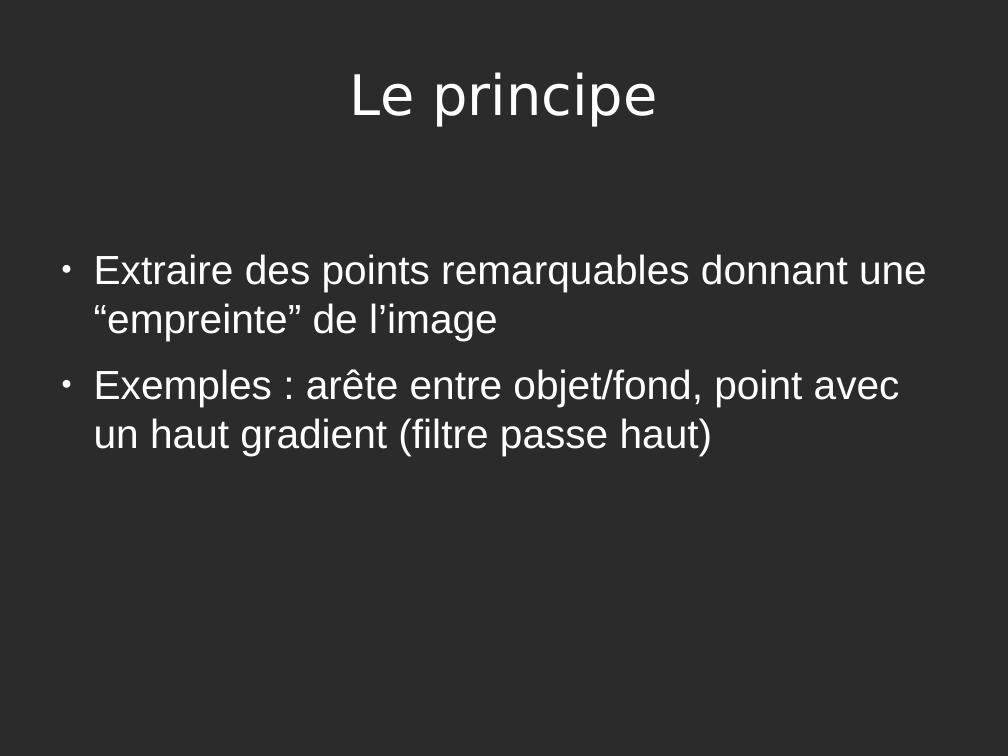
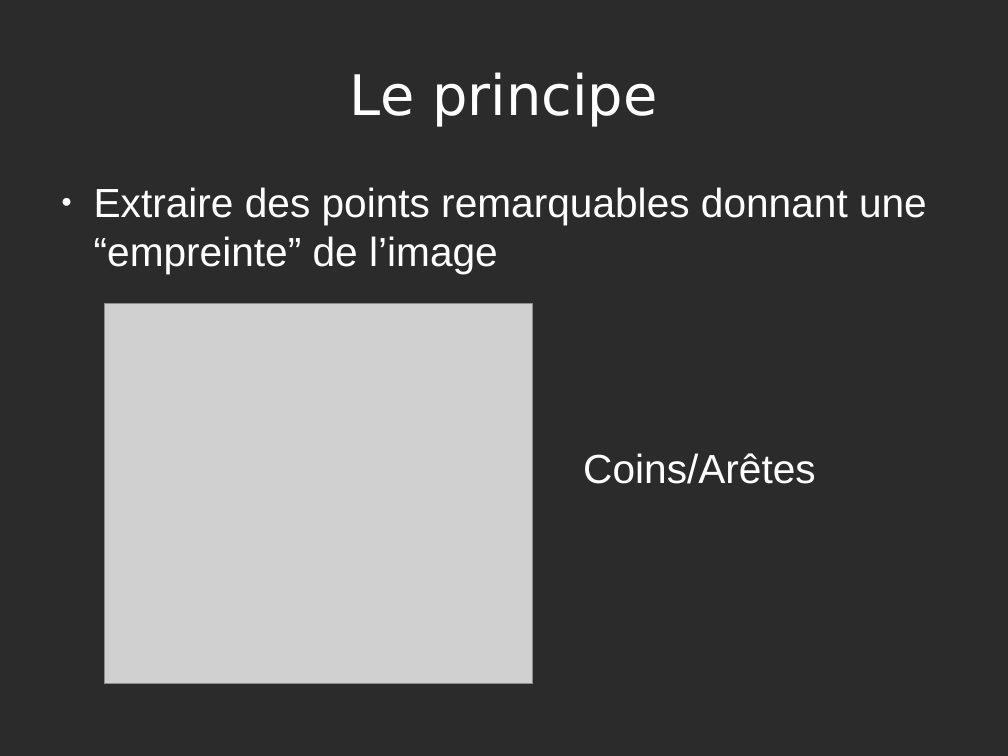
Before and after one commit to todorico/EPC, a slide deck: slide 2 of Presentation.odp. Drawn at 1008x756 pixels with LibreOffice and Linux fonts; fonts in the diff are those of the drawing; grey boxes stand for pictures; background and template pictures are left out; a plain dark background stands for a picture behind light text. Boxes give left, top, right and bottom in pixels: in the first picture for what was removed or moved away, otherwise in the second. Text is boxed around its words. In the diff, an @@ line names an element or a change of style, - is before the commit and + after.

```diff
--- a/Presentation.odp
+++ b/Presentation.odp
@@ picture added at (104, 303, 533, 684) @@
@@ text at (94, 369, 900, 456): paragraph removed @@
-● Exemples : arête entre objet/fond, point avec un haut gradient (filtre passe haut)
@@ text added at (583, 453, 816, 484), 32 pt, text #FFFFFF @@
+Coins/Arêtes
```
Also in this commit, not shown: 2 other slides changed, 4 slides added.
